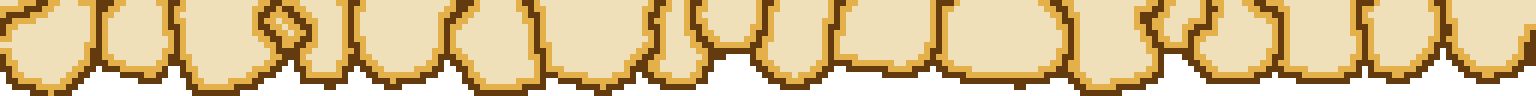
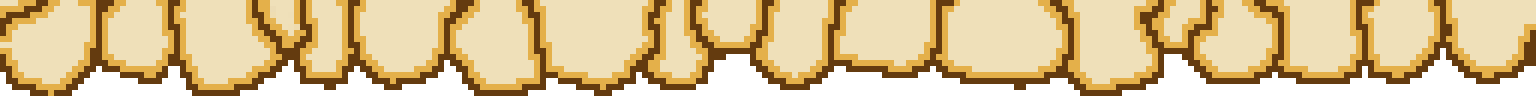
Layered file, before and after one edit (1536×96). Changes by layer:
painted on "Border" over left=252, top=0, right=306, bottom=24
painted on "Shadow" over left=246, top=0, right=312, bottom=30
